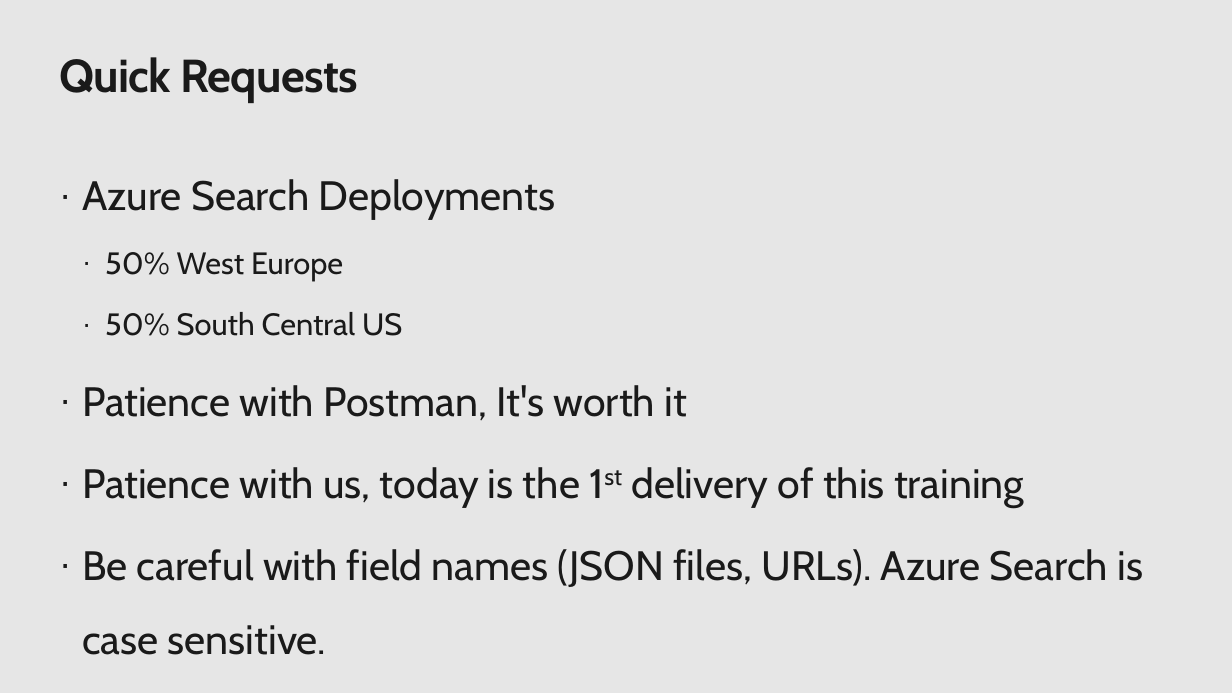
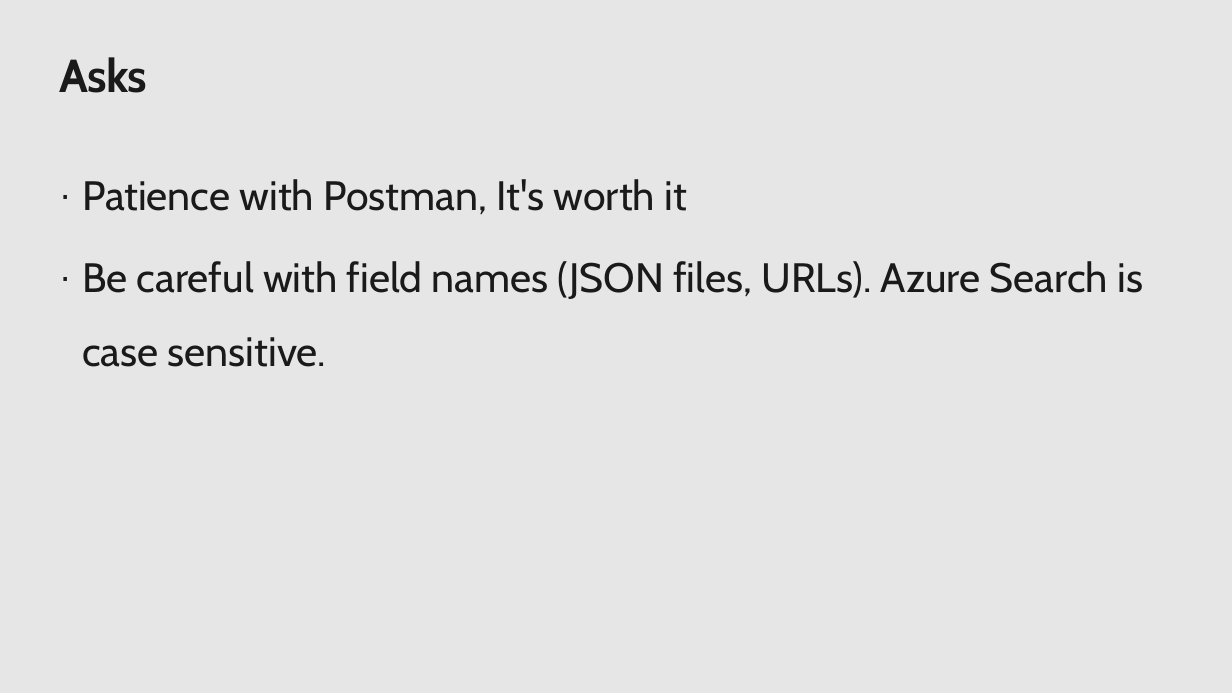
Before and after one commit to sandy366/LearnAI-KnowledgeMiningBootcamp, a slide deck: slide 6 of resources/instructor-notes/KMB-Opening.pptx. Drawn at 1232x693 pixels with LibreOffice and Linux fonts; fonts in the diff are those of the drawing; background and template pictures are left out. Boxes give left, top, right and bottom in pixels: in the first picture for what was removed or moved away, otherwise in the second. Text is boxed around its words. In the diff, an @@ line names an element or a change of style, - is before the commit and + after.

```diff
--- a/resources/instructor-notes/KMB-Opening.pptx
+++ b/resources/instructor-notes/KMB-Opening.pptx
@@ title at bbox=[59, 57, 147, 93]: text changed @@
-Quick Requests
+Asks
@@ text at bbox=[82, 179, 555, 336]: paragraphs removed @@
-· Azure Search Deployments
-  · 50% West Europe
-  · 50% South Central US
@@ text at bbox=[82, 467, 1024, 508]: paragraph removed @@
-· Patience with us, today is the 1st delivery of this training
```
Also in this commit, not shown: 3 other slides changed, 2 slides removed.
